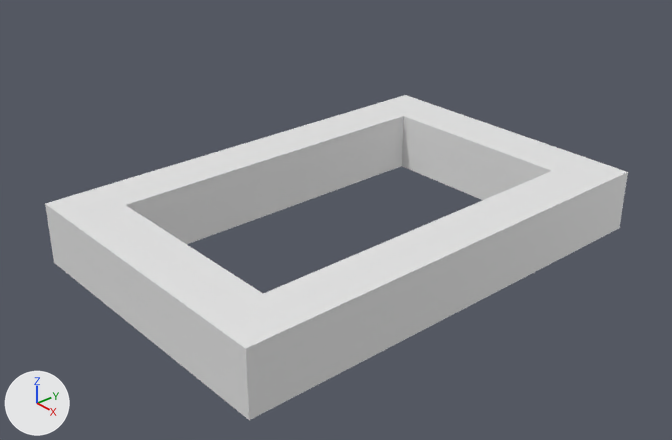
What one commit did to the Blender file project/ResourcesData/Model/Rail/Rail_t.blend.
Rendered twice from a 50 mm camera at (1.295, -1.659, 0.857) aimed at (0.017, -0.543, 0.013). The lights are fixed; the arrows at lower left show +X, +Y and +Z.

Objects in the first picture: 'Rail'.
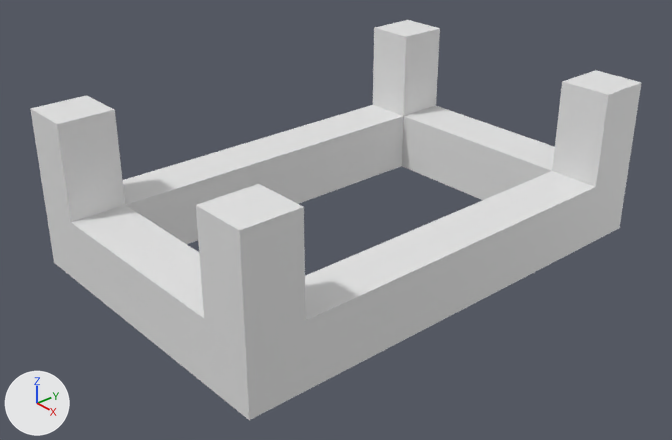
What differs and where, as boxes [x1, y1, x2, y2] in the pictures (672 x 440 px):
'Rail', reshaped (23% taller): before [45, 95, 628, 420]; after [31, 20, 641, 420]
part 1 of me_立方体, built on: before [45, 95, 627, 349]; after [31, 20, 641, 349]

The change, as a diff of the scene's bpy script:
```diff
--- a/project/ResourcesData/Model/Rail/Rail_t.blend.py
+++ b/project/ResourcesData/Model/Rail/Rail_t.blend.py
@@ me_立方体 @@
 # used by ob_rail; location = (0.0, 0.0, 0.0)
-me_立方体.from_pydata(...)  # 32 vertices, 64 faces; spans x -0.334..0.334, y -0.998..0.003, z -0.067..0.067
+me_立方体.from_pydata(...)  # 48 vertices, 96 faces; spans x -0.334..0.334, y -0.998..0.003, z -0.067..0.264
+# me_立方体 part 1
+# 8 faces are deleted
+# 16 new vertices lie (0.0, 0.0, 0.197) away from vertices in x -0.334..0.334, y -0.998..0.003, z 0.067
+# 40 new faces join them
```
